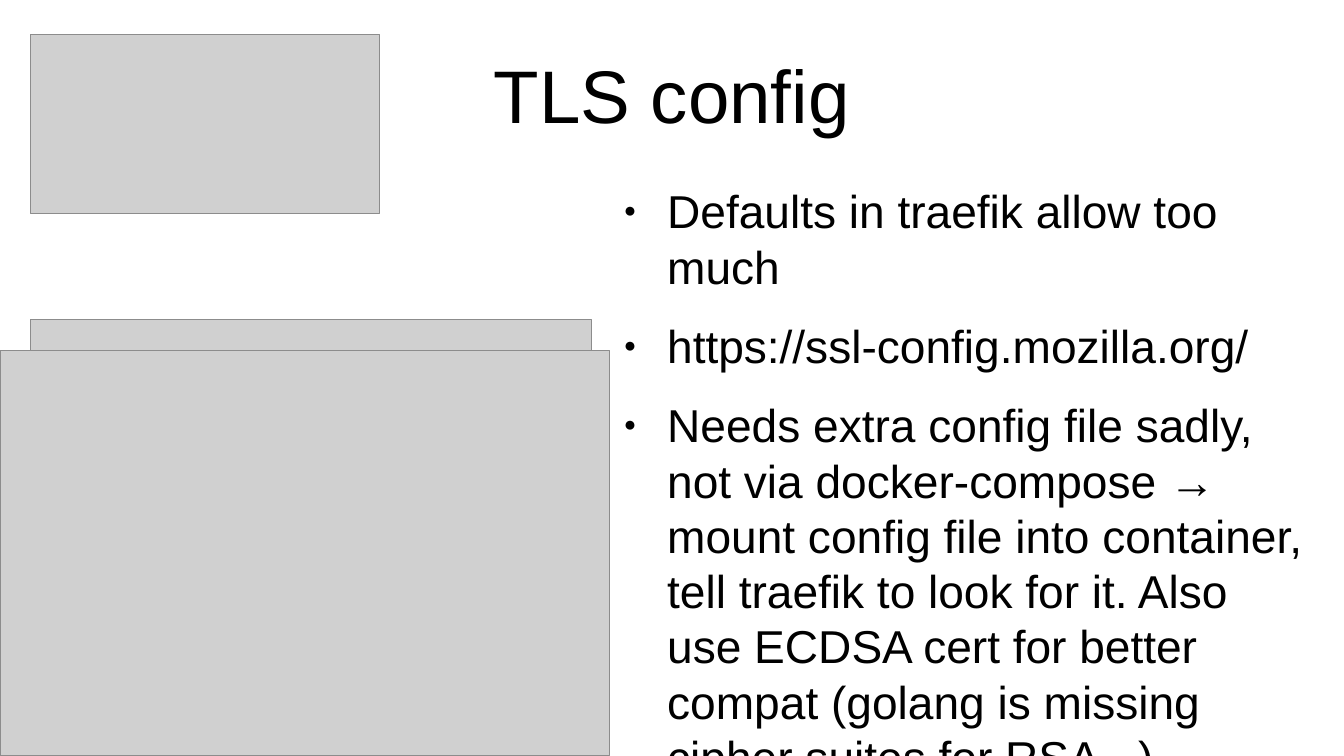
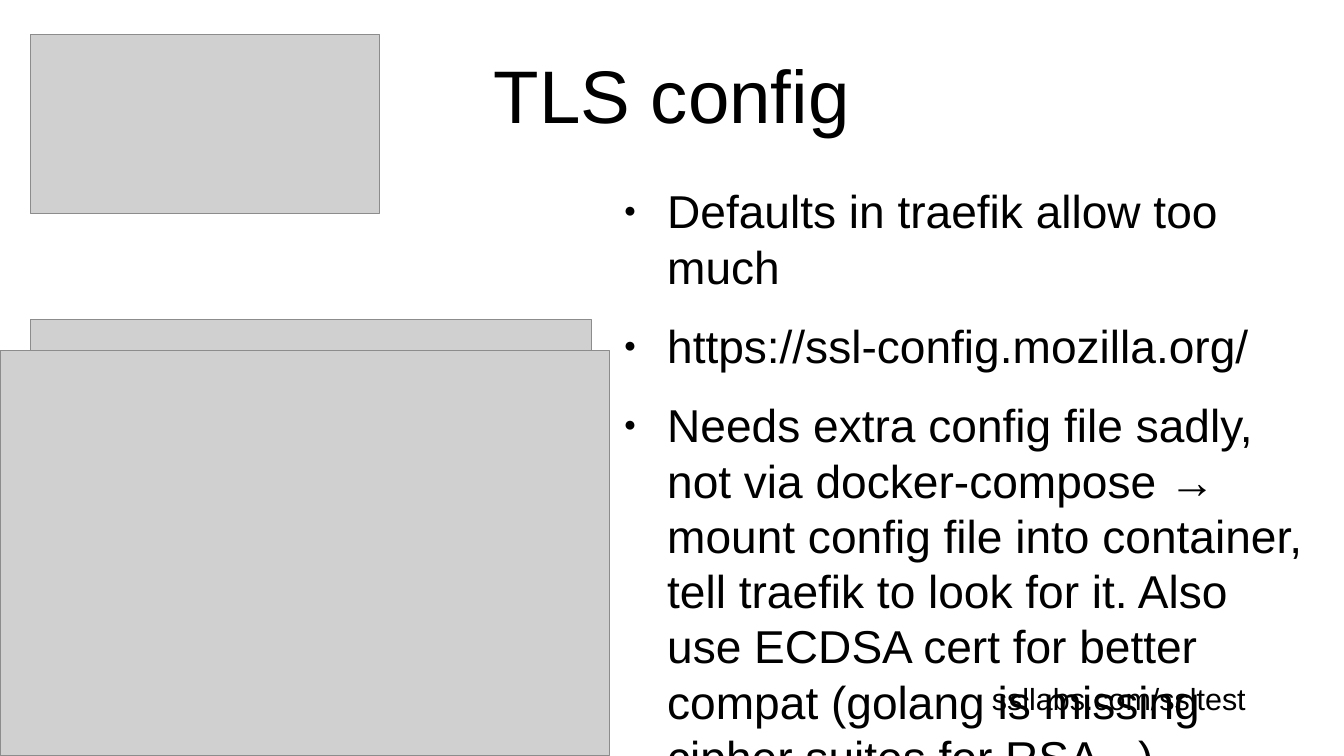
Before and after one commit to lazka/pygraz-traefik, a slide deck: slide 20 of presentation/pres.odp. Drawn at 1344x756 pixels with LibreOffice and Linux fonts; fonts in the diff are those of the drawing; grey boxes stand for pictures. Boxes give left, top, right and bottom in pixels: in the first picture for what was removed or moved away, otherwise in the second. Text is boxed around its words. In the diff, an @@ line names an element or a change of style, - is before the commit and + after.

Commit message:
update

```diff
--- a/presentation/pres.odp
+++ b/presentation/pres.odp
@@ text added at [992, 686, 1246, 716], 18 pt, text #000000 @@
+ssllabs.com/ssltest
```
